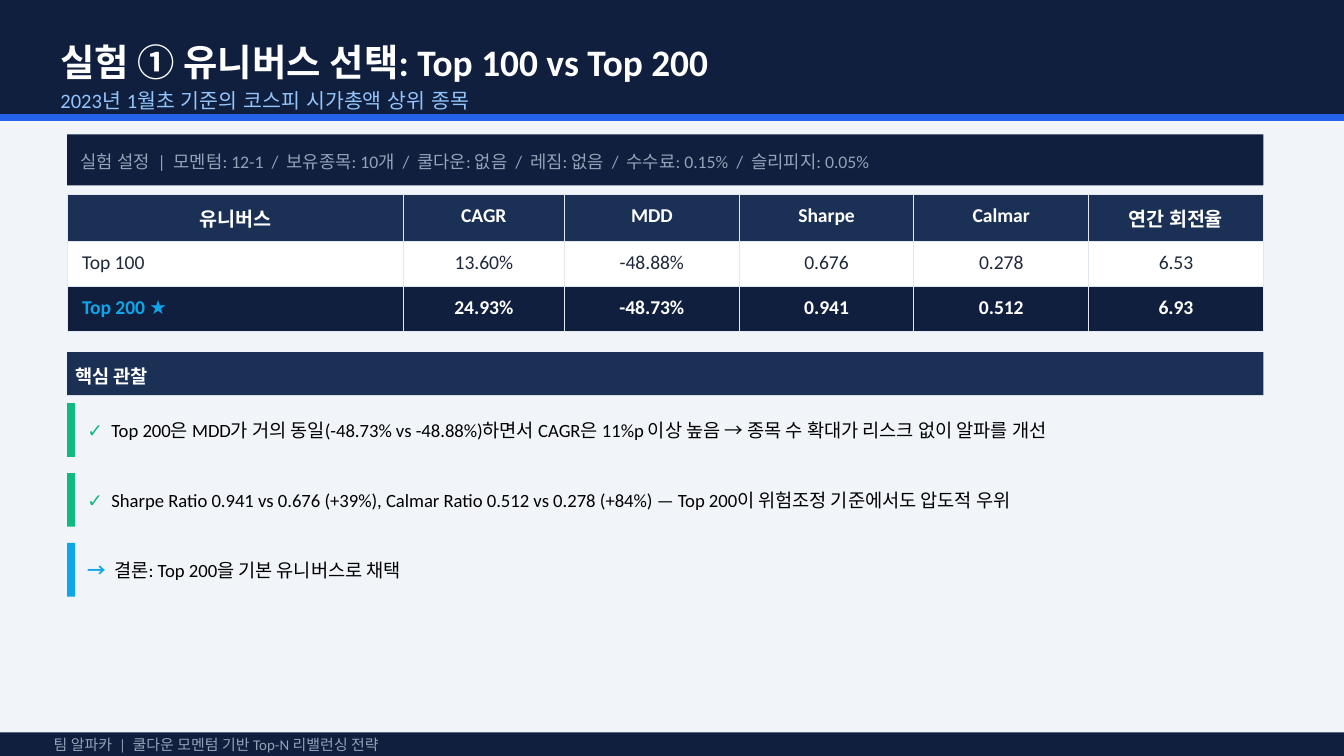
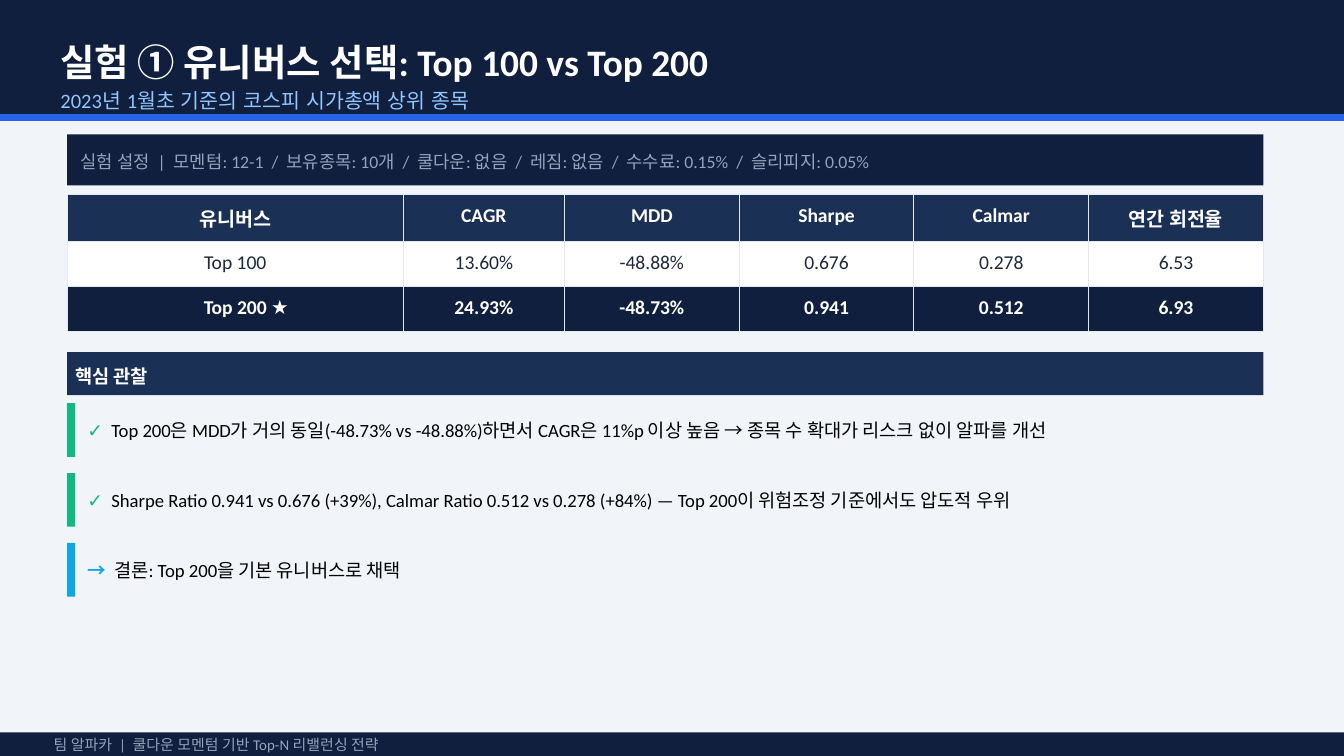
Before and after one commit to pdhman/KDT-AI-, a slide deck: slide 10 of 1조_결과보고서_알파카_쿨다운모멘텀전략.pptx. Drawn at 1344x756 pixels with LibreOffice and Linux fonts; fonts in the diff are those of the drawing. Boxes give left, top, right and bottom in pixels: in the first picture for what was removed or moved away, otherwise in the second. Text is boxed around its words. In the diff, an @@ line names an element or a change of style, - is before the commit and + after.

```diff
--- a/1조_결과보고서_알파카_쿨다운모멘텀전략.pptx
+++ b/1조_결과보고서_알파카_쿨다운모멘텀전략.pptx
@@ table at [67,195,1263,329] @@
@@ text colour #0EA5E9 to #FFFFFF in "Top 200 ★" @@
@@ alignment left to centre @@
```
Also in this commit, not shown: 10 other slides changed, 2 other files.
